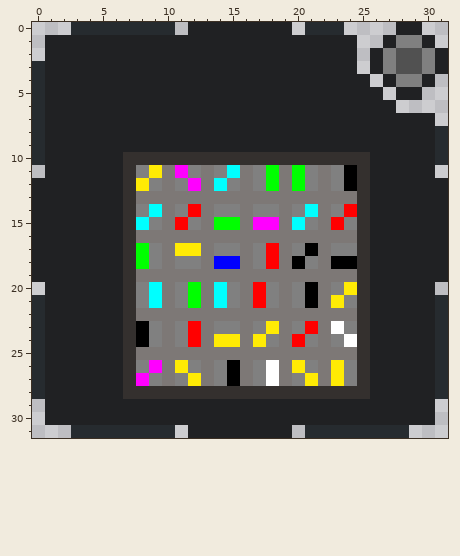
A pixel-art sprite gets an edit: Module Icons/Pointer Pointer.png. Above is the file before it was changed.
The file is 32x32 pixels. Colours within 5 levels of each other are drawn and written as one.
The result:
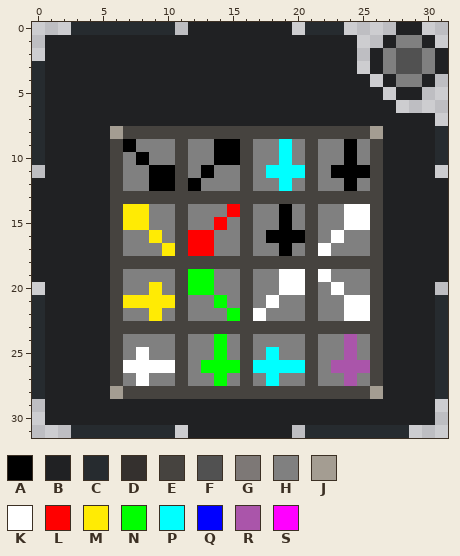
Palette (. is transparent): A #000000  B #202123  C #262b2f  D #34302e  E #46433f  F #515151  G #7d7876  H #808080  J #a49d92  K #ffffff  L #ff0000  M #ffeb04  N #00ff00  P #00ffff  Q #0000ff  R #aa55aa  S #ff00ff
From old to new:
Changed rows in their new state; - is an unchanged pixel.
first column x 6:
 8 JEEEEEEEEEEEEEEEEEEEJ
 9 EAHHHEHHAAEHHPHEHHAHE
10 EHAHHEHHAAEHHPHEHHAHE
11 EH-AAE-A-HE-PPPEHA-AE
12 EHHAAEAHH-E-HPHEH--HE
13 EEEEEEEEEEEEEEEEEEEEE
14 EMMHHEHH-LE--A-EH-KKE
15 EMM-HE-HLHEHHAHEHHKKE
16 EHHMHELLHHEHAAAEHKHHE
17 EHH-MELL--E-HA-EK--HE
18 EEEEEEEEEEEEEEEEEEEEE
19 EHHHHENNHHEHHKKEKHHHE
20 EH-MHE-NH-EH-KKEHKHHE
21 EMMMMEHHN-EHKH-EHHKKE
22 EHHMHEHHHNEKHHHEHHKKE
23 EEEEEEEEEEEEEEEEEEEEE
24 EHH-HEHHNHEH-HHEH-RHE
25 EHKHHEHHNHEHPHHEHHRHE
26 EKKKKE-NNNEPPPPEHRRRE
27 EHK-HEHHNHE-PH-EHHRHE
28 JEEEEEEEEEEEEEEEEEEEJ
Where, in picture pixels (left, top, right, bottom), the same in both pictures:
changed: (110, 126, 383, 399)
